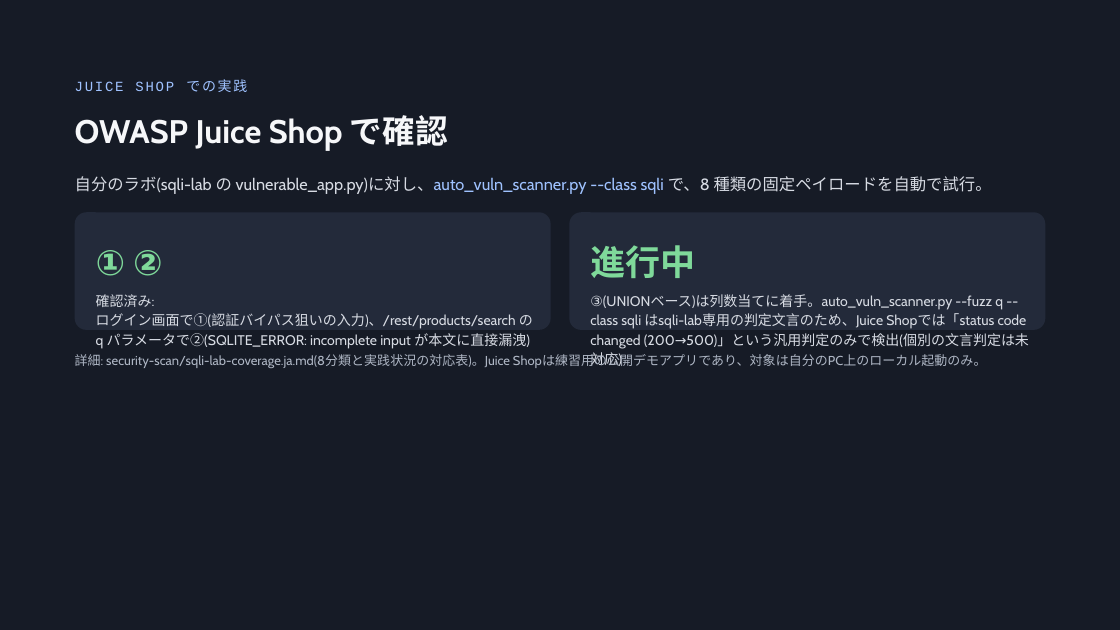
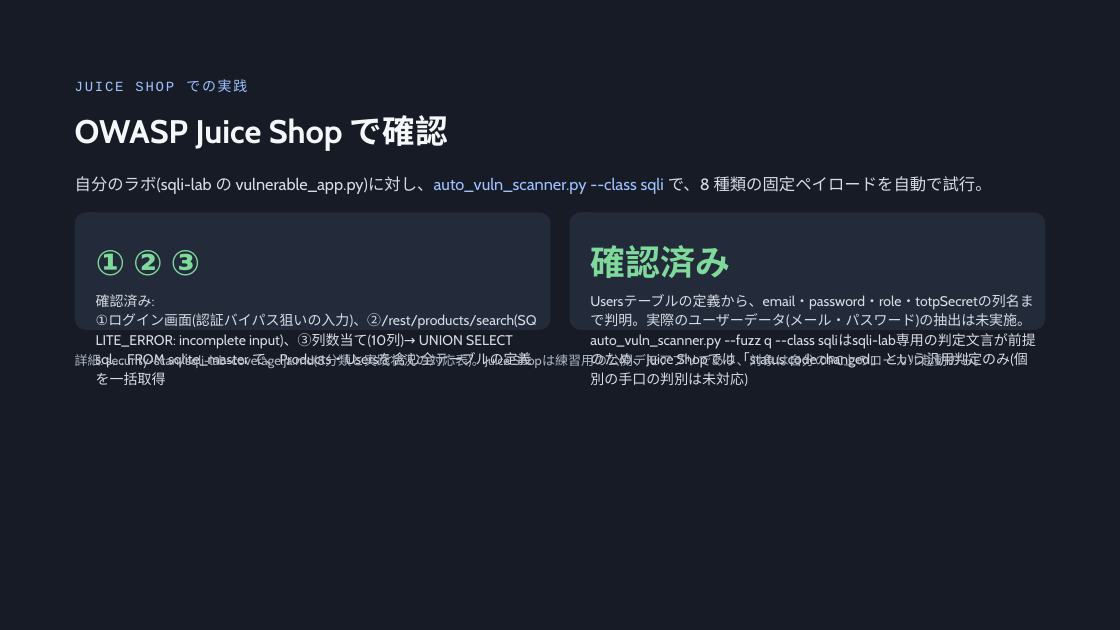
Before and after one commit to w-index-m/ai-agent-attack-defense, a slide deck: slide 14 of deck/sqli-types-and-techniques.pptx. Drawn at 1120x630 pixels with LibreOffice and Linux fonts; fonts in the diff are those of the drawing. Boxes give left, top, right and bottom in pixels: in the first picture for what was removed or moved away, otherwise in the second. Text is boxed around its words. In the diff, an @@ line names an element or a change of style, - is before the commit and + after.

```diff
--- a/deck/sqli-types-and-techniques.pptx
+++ b/deck/sqli-types-and-techniques.pptx
@@ text at box(96, 234, 543, 285): text changed @@
-① ②
+① ② ③
@@ text at box(590, 245, 730, 278): text changed @@
-進行中
+確認済み
@@ text at box(96, 294, 537, 368): text changed @@
-確認済み: ログイン画面で①(認証バイパス狙いの入力)、/rest/products/search の q パラメータで②(SQLITE_ERROR: incomplete input が本文に直接漏洩)
+確認済み: ①ログイン画面(認証バイパス狙いの入力)、②/rest/products/search(SQLITE_ERROR: incomplete input)、③列数当て(10列)→ UNION SELECT sql,... FROM sqlite_master で、Products・Usersを含む全テーブルの定義を一括取得
@@ text at box(590, 294, 1036, 386): text changed @@
-③(UNIONベース)は列数当てに着手。auto_vuln_scanner.py --fuzz q --class sqli はsqli-lab専用の判定文言のため、Juice Shopでは「status code changed (200→500)」という汎用判定のみで検出(個別の文言判定は未対応)
+Usersテーブルの定義から、email・password・role・totpSecretの列名まで判明。実際のユーザーデータ(メール・パスワード)の抽出は未実施。auto_vuln_scanner.py --fuzz q --class sqliはsqli-lab専用の判定文言が前提のため、Juice Shopでは「status code changed」という汎用判定のみ(個別の手口の判別は未対応)
```
Also in this commit, not shown: 1 other file.
